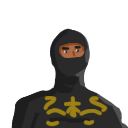
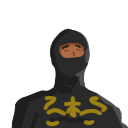
Revision of a layered 128 x 128 image; what changed, layer by layer:
removed layer "Layer 3" over (x1=62, y1=44, x2=81, y2=54)
painted on "Layer 2" over (x1=62, y1=44, x2=81, y2=54)
